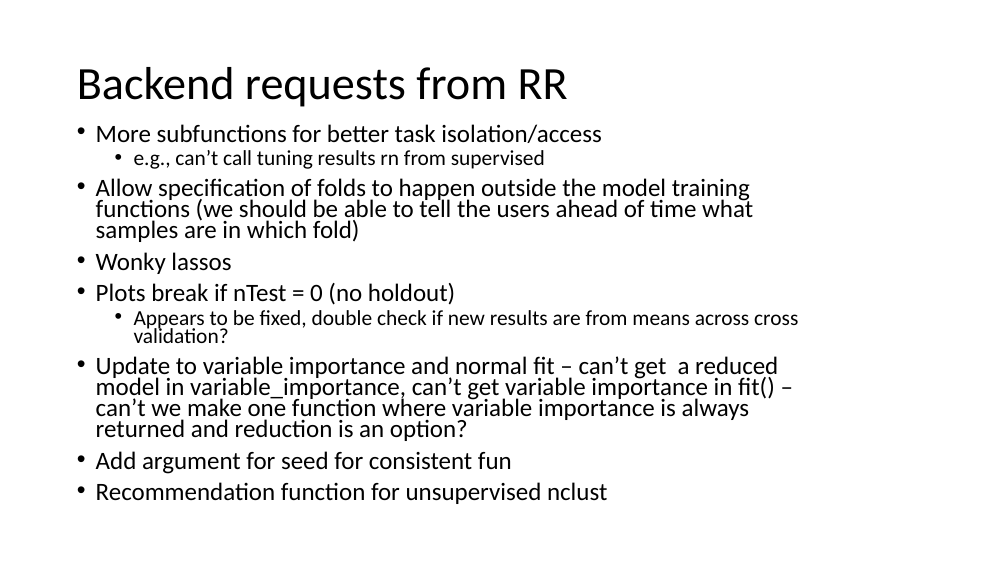
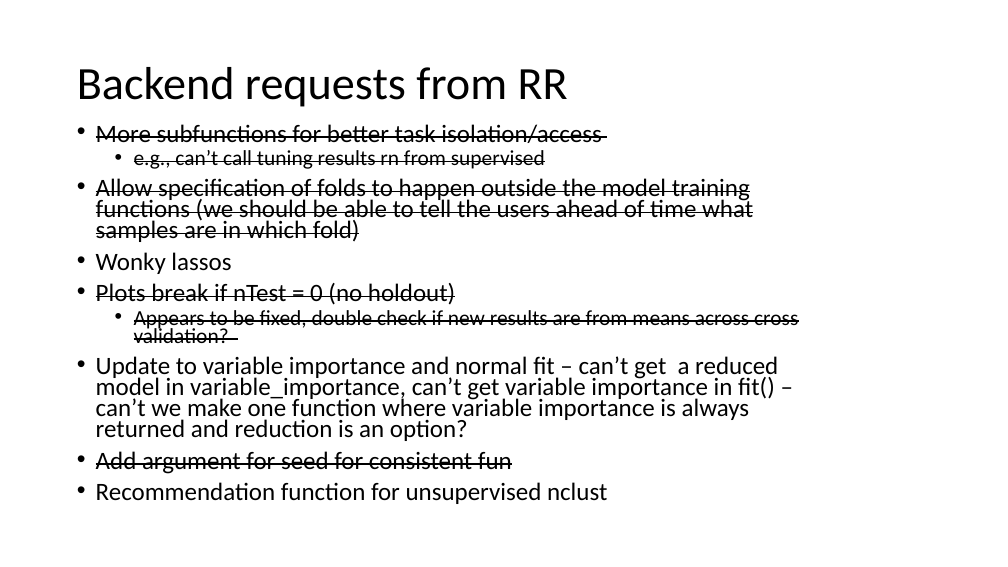
Before and after one commit to pmartR/OmicsMLMentor_ShinyApp, a slide deck: slide 3 of SLOPE_progress_temp.pptx. Drawn at 1008x567 pixels with LibreOffice and Linux fonts; fonts in the diff are those of the drawing. Boxes give left, top, right and bottom in pixels: in the first picture for what was removed or moved away, otherwise in the second. Text is boxed around its words. In the diff, an @@ line names an element or a change of style, - is before the commit and + after.

```diff
--- a/SLOPE_progress_temp.pptx
+++ b/SLOPE_progress_temp.pptx
@@ text at bbox=[96, 124, 798, 474]: strikethrough on in "More subfunctions for better task isolation/access", "e.g., can’t call tuning results rn from ...", "Allow specification of folds to happen outside ...", "Plots break if nTest = 0 (no ..." and 2 more places @@
```
Also in this commit, not shown: 2 other slides changed, 33 other files.
